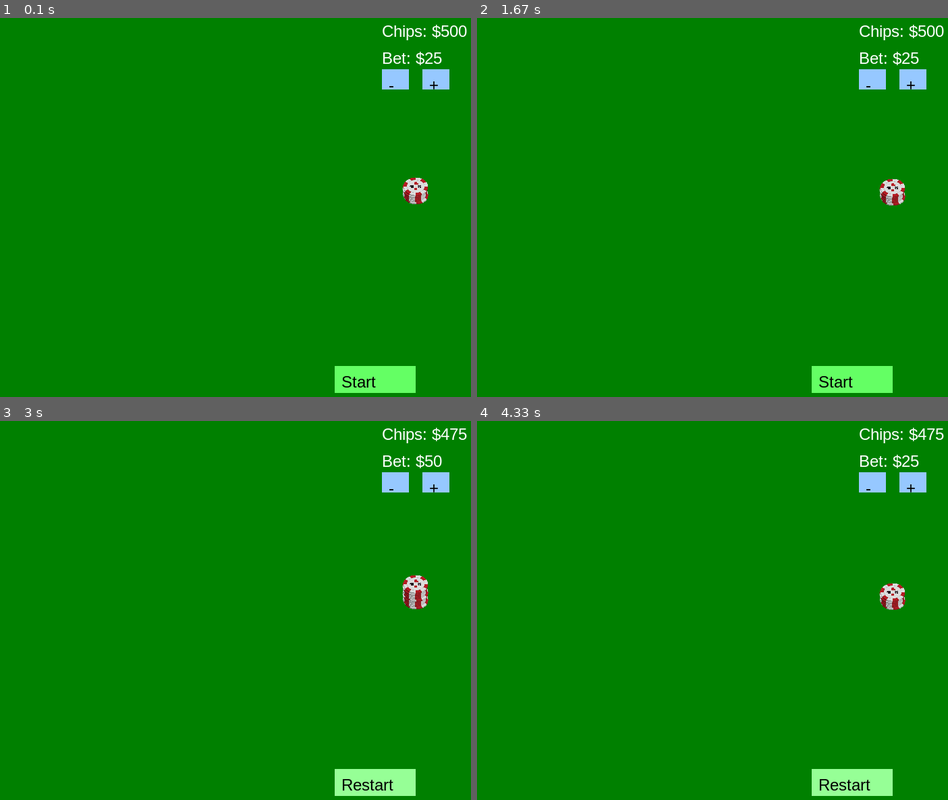
Above: before the commit, frames 1-4 (two rows, left to right).
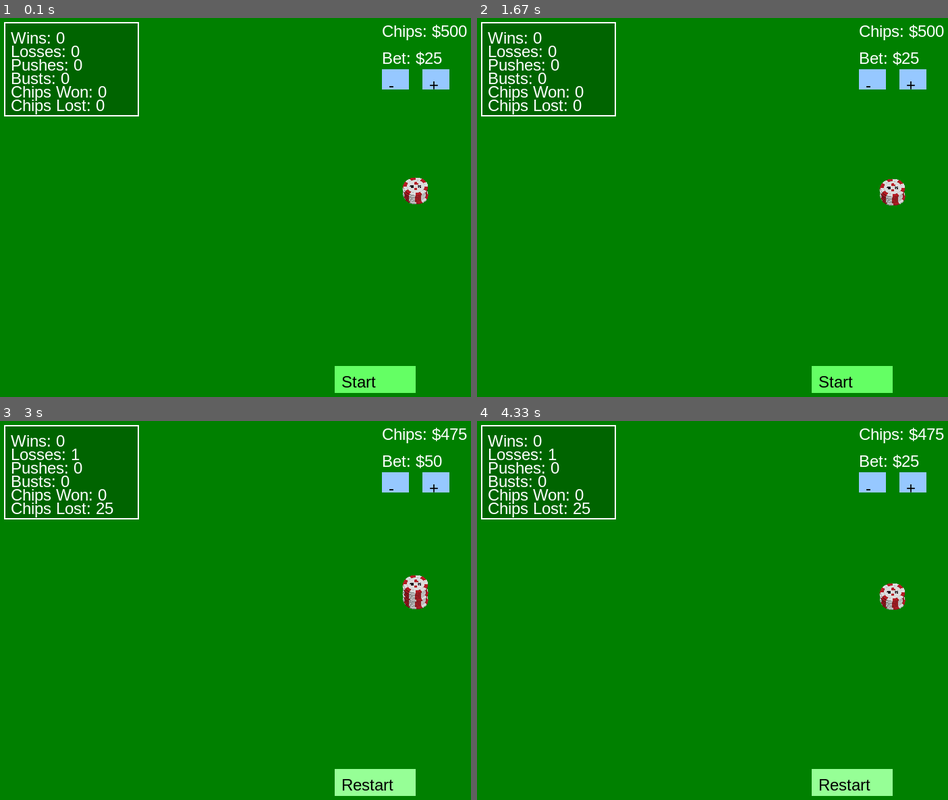
Above: after the commit, the same moments.

Repository: NathanGr33n/blackjack_pygame
Game: pygame game, started from main.py
Same seed, same stepped clock (60 frames per second), same inputs: the game is played once before the commit and once after it.
Inputs:
- Up to frame 1 (0.1 s): no input
- Up to frame 2 (1.67 s): tap E at 0.33 s
- Up to frame 3 (3 s): click "Start" at 1.72 s; click "Stand" at 2.05 s; click "Restart" at 2.38 s; click "+" at 2.72 s
- Up to frame 4 (4.33 s): click "-" at 4.05 s

The runs differ from the first frame. In frame 1, 7.1% of the frame differs, in the area x 0-30%, y 1-26%; in frame 2, 7.1%; in frame 3, 7.1%; in frame 4, 7.1%.

Commit message:
Add statistics tracking and export

Diff:
--- a/main.py
+++ b/main.py
@@ -7,6 +7,7 @@
 import sys                    # System functions
 import os                     # File system operations
 import math  			   # For sine animation
+import json                   # For exporting statistics
 from deck import Deck         # Custom Deck and Card classes
 
 
@@ -96,6 +97,26 @@
     pygame.draw.rect(screen, color, rect)
     draw_text(text, rect[0] + 10, rect[1] + 10, text_color)
 
+# --------- Draw Statistics Panel ---------
+def draw_stats_panel(x, y):
+    panel = pygame.Rect(x, y, 200, 140)
+    pygame.draw.rect(screen, (0, 100, 0), panel)
+    pygame.draw.rect(screen, (255, 255, 255), panel, 2)
+    draw_text(f"Wins: {stats['wins']}", x + 10, y + 10)
+    draw_text(f"Losses: {stats['losses']}", x + 10, y + 30)
+    draw_text(f"Pushes: {stats['pushes']}", x + 10, y + 50)
+    draw_text(f"Busts: {stats['busts']}", x + 10, y + 70)
+    draw_text(f"Chips Won: {stats['chips_won']}", x + 10, y + 90)
+    draw_text(f"Chips Lost: {stats['chips_lost']}", x + 10, y + 110)
+
+# --------- Export Statistics ---------
+def export_stats():
+    with open("stats.json", "w") as jf:
+        json.dump(stats, jf, indent=4)
+    with open("stats.txt", "w") as tf:
+        for key, value in stats.items():
+            tf.write(f"{key}: {value}\n")
+
 # --------- Reset Game State ---------
 def reset_game():
     """Prepares the next round, keeping chips and bet"""
@@ -117,6 +138,16 @@
 player_bet = 25           # Initial bet
 round_started = False     # Round begins after betting
 
+# --------- Statistics Tracking ---------
+stats = {
+    "wins": 0,
+    "losses": 0,
+    "pushes": 0,
+    "busts": 0,
+    "chips_won": 0,
+    "chips_lost": 0,
+}
+
 # --------- Game State Flags ---------
 game_over = False         # Whether the round has ended
 player_turn = False       # Whether it's the player's turn
@@ -154,6 +185,7 @@
     draw_text(f"Chips: ${player_chips}", 570, 20)
     draw_text(f"Bet: ${player_bet}", 570, 60)
     draw_chip_stack(600, 250, player_bet, tick)
+    draw_stats_panel(10, 20)
 
     # Bet adjustment buttons (only if round hasn’t started)
     if not round_started:
@@ -175,6 +207,9 @@
     for event in pygame.event.get():
         if event.type == pygame.QUIT:
             running = False  # Exit game
+        elif event.type == pygame.KEYDOWN:
+            if event.key == pygame.K_e:
+                export_stats()
 
         elif event.type == pygame.MOUSEBUTTONDOWN:
             # Bet adjustment (only before round starts)
@@ -193,6 +228,9 @@
                     if calculate_hand_value(player_hand) > 21: #Player Busts
                         winner = "Bust! Dealer Wins."
                         player_chips -= player_bet #Player loses bet
+                        stats["busts"] += 1
+                        stats["losses"] += 1
+                        stats["chips_lost"] += player_bet
                         game_over = True
                         player_turn = False
 
@@ -205,11 +243,16 @@
                     if dealer_value > 21 or player_value > dealer_value: #Dealer Busts or Player Beats Dealer
                         winner = "Player Wins!"
                         player_chips += player_bet #player wins bet
+                        stats["wins"] += 1
+                        stats["chips_won"] += player_bet
                     elif player_value == dealer_value: #Player and Dealer Tie
                         winner = "Push! It's a tie."
+                        stats["pushes"] += 1
                     else: #Player Loses
                         winner = "Dealer Wins."
                         player_chips -= player_bet #player loses bet
+                        stats["losses"] += 1
+                        stats["chips_lost"] += player_bet
                     game_over = True
 
             # Restart after game over
Not shown, changed: README.md
